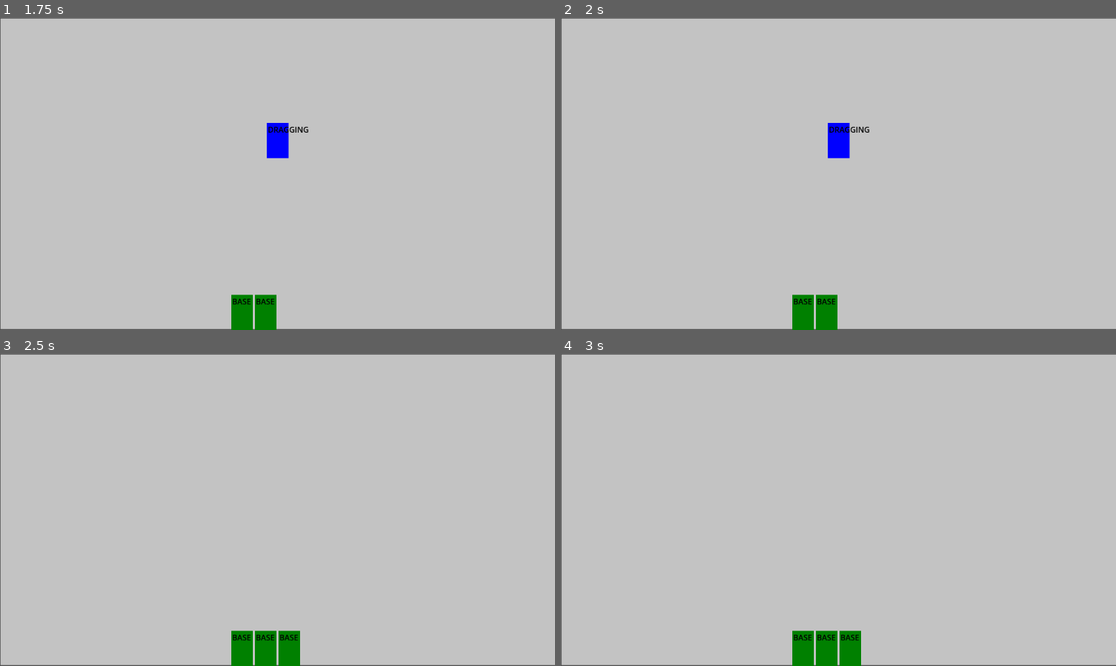
Above: before the commit, frames 1-4 (two rows, left to right).
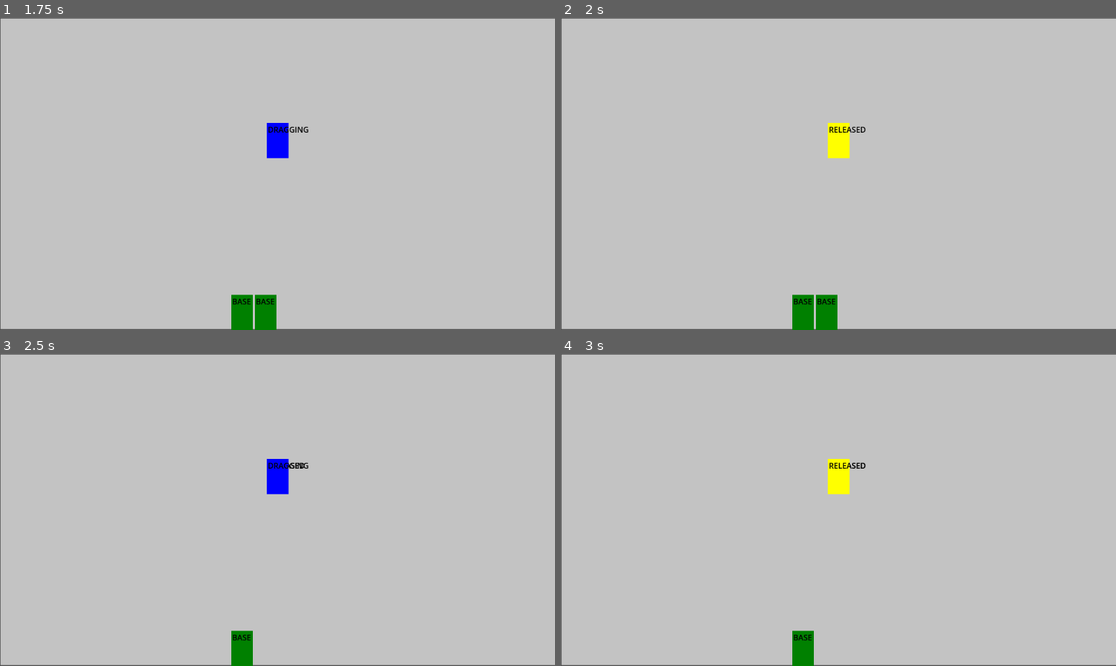
Above: after the commit, the same moments.

Repository: raienelliston/Riichi-Mahjong
Game: Godot game, scene res://Scenes/Main_Menu.tscn
Same seed, same stepped clock (60 frames per second), same inputs: the game is played once before the commit and once after it.
Inputs (mouse positions are in pixels of both pictures, inside the frame that each line leads up to):
- Up to frame 1 (1.75 s): click "Start" at 0.5 s; tap Enter at 1.25 s; drag from (244, 311) to (277, 139) at 1.27 s
- Up to frame 2 (2 s): no input
- Up to frame 3 (2.5 s): drag from (244, 647) to (277, 475) at 2.02 s
- Up to frame 4 (3 s): move the mouse to (827, 647) at 2.77 s; hold Right mouse button (right_mouse) from 2.78 s (still down)

Frame 1 is identical in both runs. In frame 2, 0.5% of the frame differs, in the area x 48-56%, y 33-45%; in frame 3, 1.4%, in the area x 45-56%, y 33-100%; in frame 4, 1.4%.

Commit message:
bug fixes

Diff:
--- a/Scenes/Dev_Level.gd
+++ b/Scenes/Dev_Level.gd
@@ -2,3 +2,7 @@
 
 func check_pon(hand, tile):
 	pass
+
+
+func _on_tile_drop_area_area_entered(area):
+	print("taksdfjlasdf")
--- a/Scenes/Dev_Level.tscn
+++ b/Scenes/Dev_Level.tscn
@@ -49,3 +49,5 @@
 
 [node name="Control3" parent="GameUI/Hand" instance=ExtResource("3_pocak")]
 layout_mode = 2
+
+[connection signal="area_entered" from="TileDropArea" to="." method="_on_tile_drop_area_area_entered"]
--- a/Scenes/tile_ui/Tile.tscn
+++ b/Scenes/tile_ui/Tile.tscn
@@ -41,7 +41,6 @@
 text = "State"
 
 [node name="DropPointDetector" type="Area2D" parent="."]
-collision_mask = 2
 
 [node name="CollisionShape2D" type="CollisionShape2D" parent="DropPointDetector"]
 position = Vector2(22.5, 30)
--- a/Scenes/tile_ui/TileStateMachine.gd
+++ b/Scenes/tile_ui/TileStateMachine.gd
@@ -13,7 +13,6 @@
 			child.tile_ui = tile
 
 			if initial_state:
-				print("test")
 				initial_state.enter()
 				current_state = initial_state
 
--- a/Scenes/tile_ui/tile_states/tile_dragging_state.gd
+++ b/Scenes/tile_ui/tile_states/tile_dragging_state.gd
@@ -1,4 +1,8 @@
 extends TileState
+
+const DRAG_MINIMUM_THRESHOLD := 0.05
+
+var minimum_drag_time_elapsed := false
 
 func enter() -> void:
 	var ui_layer := get_tree().get_first_node_in_group("ui_layer")
@@ -9,16 +13,20 @@
 	tile_ui.color.color = Color.BLUE
 	tile_ui.state.text = "DRAGGING"
 
+	minimum_drag_time_elapsed = false
+	var threshold_timer := get_tree().create_timer(DRAG_MINIMUM_THRESHOLD, false)
+	threshold_timer.timeout.connect(func(): minimum_drag_time_elapsed = true)
+
 func on_input(event: InputEvent) -> void:
 	var mouse_motion := event is InputEventMouseMotion
 	var cancel = event.is_action_pressed("right_mouse")
-	var confirm = event.is_action_pressed("left_mouse")
+	var confirm = event.is_action_pressed("left_mouse") or event.is_action_released("left_mouse")
 
 	if mouse_motion:
 		tile_ui.global_position = tile_ui.get_global_mouse_position() - tile_ui.pivot_offset
 
 	if cancel:
 		transition_requested.emit(self, TileState.State.BASE)
-	elif confirm:
+	elif minimum_drag_time_elapsed and confirm:
 		get_viewport().set_input_as_handled()
 		transition_requested.emit(self, TileState.State.RELEASED)
